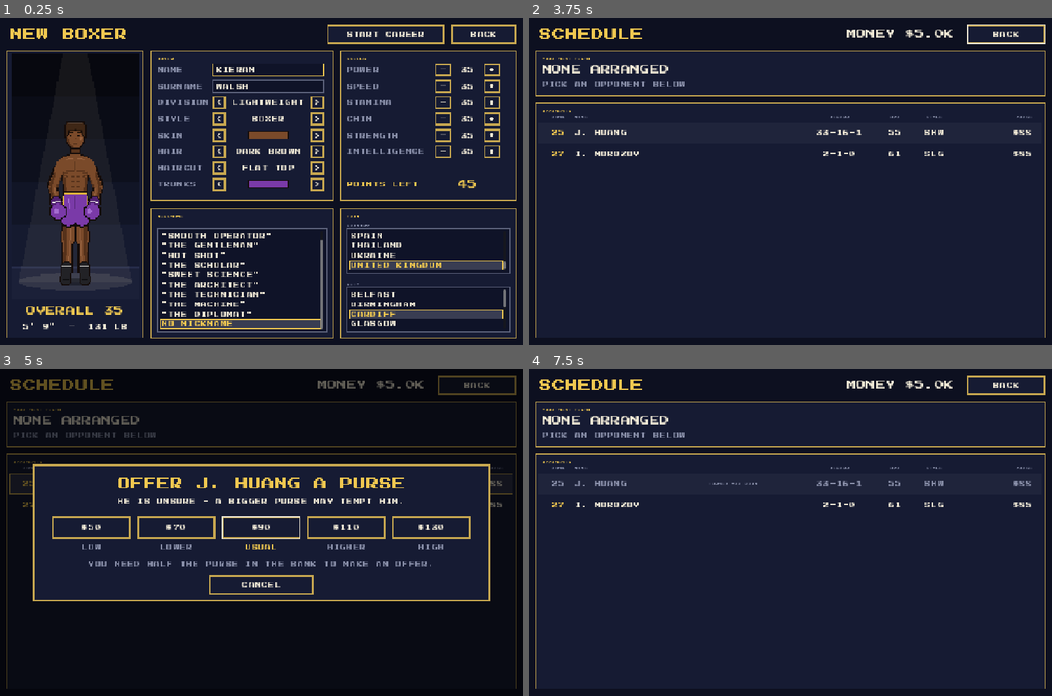
Above: before the commit, frames 1-4 (two rows, left to right).
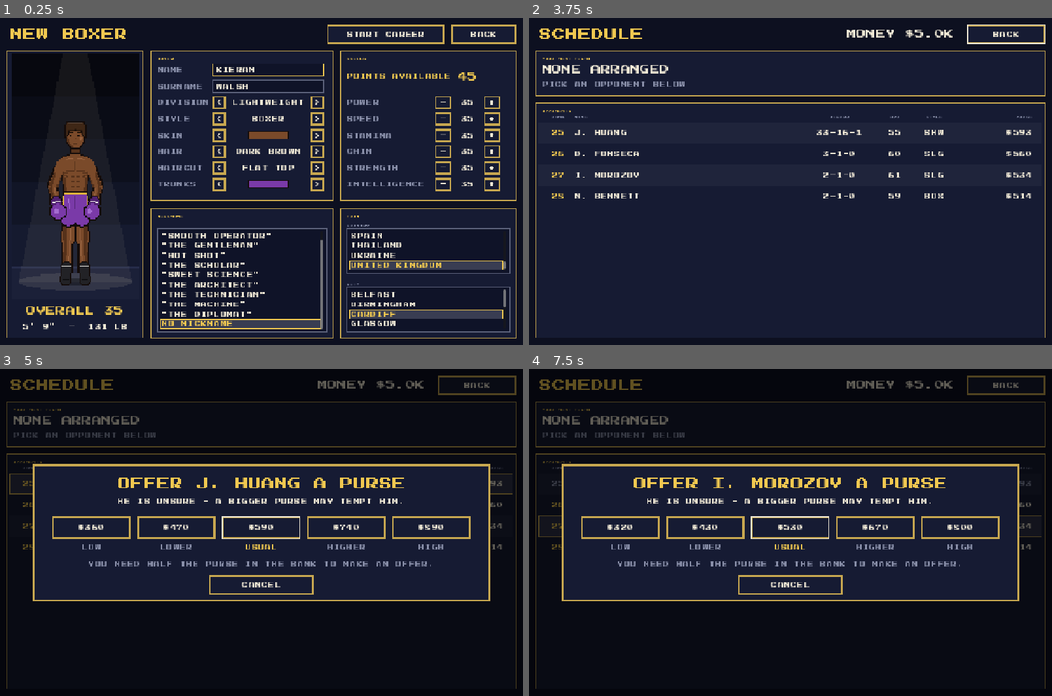
Above: after the commit, the same moments.

Repository: badgersoft/IBM27
Game: Godot game, scene res://scenes/new_boxer.tscn
Same seed, same stepped clock (60 frames per second), same inputs: the game is played once before the commit and once after it. This scene is started directly instead of the project's main scene.
Inputs (mouse positions are in pixels of both pictures, inside the frame that each line leads up to):
- Up to frame 1 (0.25 s): no input
- Up to frame 2 (3.75 s): click "START CAREER" at 0.5 s; click "NEXT WEEK" at 1.25 s; click "NEXT WEEK" at 2 s; click "WEIGHTS" at 2.75 s; click "SCHEDULE" at 3.5 s
- Up to frame 3 (5 s): click (261, 483) at 4.27 s
- Up to frame 4 (7.5 s): click (790, 506) at 5.02 s; click (623, 525) at 5.75 s, where only the run before the commit has a clickable "$50"; click "OK" at 6.5 s; click (790, 525) at 7.27 s

The runs differ from the first frame. In frame 1, 1.4% of the frame differs, in the area x 66-96%, y 14-53%; in frame 2, 0.8%; in frame 3, 0.3%; in frame 4, 53%, in the area x 1-99%, y 2-98%.

Commit message:
0.1.16: Points available at the top of skills, bigger amateur purses
New boxer: POINTS AVAILABLE heads the SKILLS box so the six skills line
up with the six pickers beside them. Amateur purses now run $1.2K - $5K
(was $200 - $10K): the bottom lightweight fight pays about $500, and the
top amateur fights meet the bottom semi-pro ones.

Co-Authored-By: Claude Opus 5.5 <noreply@anthropic.com>
Claude-Session: https://claude.ai/code/session_01PF6KKrB4uHprcLjw7ppdzy

Diff:
--- a/project.godot
+++ b/project.godot
@@ -12,7 +12,7 @@
 
 config/name="International Boxing Manager 2027"
 config/description="An ode to 1985's Barry McGuigan World Championship Boxing. By Badger-soft."
-config/version="0.1.15"
+config/version="0.1.16"
 run/main_scene="res://scenes/main_menu.tscn"
 config/features=PackedStringArray("4.7", "GL Compatibility")
 boot_splash/bg_color=Color(0.051, 0.063, 0.125, 1)
--- a/scripts/ui/new_boxer_screen.gd
+++ b/scripts/ui/new_boxer_screen.gd
@@ -15,8 +15,9 @@
 ##          |  OVERALL |  | ten to choose, or none |  | country list           |
 ##          |          |  |                        |  | city list              |
 ##   y 784  +----------+  +------------------------+  +------------------------+
-## The two columns share their rows: the skill rows line up with the BOXER
-## rows, and POINTS LEFT with TRUNKS.
+## The two columns share their rows: POINTS AVAILABLE sits level with NAME
+## and SURNAME, and the six skills line up with the six pickers (DIVISION
+## to TRUNKS).
 
 const FRAME_SIZE := Vector2(1280, 800)
 const PAD := 16
@@ -50,7 +51,7 @@
 const SWATCH := Vector2(96, 16)
 
 # SKILLS panel rows.
-const SKILL_ROW_Y := ROW_Y
+const SKILL_ROW_Y := ROW_Y + 2 * ROW_STEP
 const SKILL_STEP := ROW_STEP
 const SKILL_LABEL_W := 208
 const MINUS_X := 232
@@ -58,7 +59,7 @@
 const SKILL_VALUE_W := 64
 const PLUS_X := 352
 const STEP_W := 40
-const POOL_Y := ROW_Y + 7 * ROW_STEP
+const POOL_Y := ROW_Y + 16
 const MIN_SKILL := 10
 const MAX_SKILL := 65
 
@@ -179,8 +180,8 @@
 		panel.add_child(UiTheme.place(value, SKILL_VALUE_X, y + 4, SKILL_VALUE_W, UiTheme.ROW_H))
 		_skill_labels[skill] = value
 		_button(panel, "+", PLUS_X, y, STEP_W, 32, _change_skill.bind(skill, 1))
-	panel.add_child(UiTheme.block(Color(Palette.UI_TEXT_DIM, 0.4), PAD, POOL_Y - 8, SKILLS.size.x - PAD * 2, 1))
-	panel.add_child(UiTheme.place(UiTheme.label("POINTS LEFT", UiTheme.BODY, Palette.UI_GOLD), PAD, POOL_Y + 4, SKILL_LABEL_W, UiTheme.ROW_H))
+	panel.add_child(UiTheme.block(Color(Palette.UI_TEXT_DIM, 0.4), PAD, SKILL_ROW_Y - 16, SKILLS.size.x - PAD * 2, 1))
+	panel.add_child(UiTheme.place(UiTheme.label("POINTS AVAILABLE", UiTheme.BODY, Palette.UI_GOLD), PAD, POOL_Y + 4, SKILL_VALUE_X - PAD - 8, UiTheme.ROW_H))
 	_pool_label = UiTheme.label("", UiTheme.LARGE, Palette.UI_GOLD, HORIZONTAL_ALIGNMENT_CENTER)
 	panel.add_child(UiTheme.place(_pool_label, SKILL_VALUE_X, POOL_Y, SKILL_VALUE_W, UiTheme.LARGE + 8))
 
--- a/scripts/world/purse.gd
+++ b/scripts/world/purse.gd
@@ -7,14 +7,16 @@
 ## a level the purse grows with how high the two men are ranked between them:
 ##
 ##   level          purse                          most fights
-##   Amateur        $200 - $10K                    a few hundred dollars
+##   Amateur        $1.2K - $5K                    $1.5K - $3K
 ##   Semi-Pro       $5K - $50K                     $5K - $25K
 ##   Professional   $5M - $100M (title fights)     tens of millions
 ##
 ## Then:  x 0.70 if no title is on the line, and by division
 ## (Heavyweight 100%, Middleweight 80%, Lightweight 60%), so only a
 ## heavyweight title fight between the champion and the number 1 reaches
-## $100M; a middleweight one tops out at $80M.
+## $100M; a middleweight one tops out at $80M. The bottom amateur fight
+## pays about $500 at lightweight and $850 at heavyweight, and the top
+## amateur fight in each division pays what the bottom semi-pro one does.
 
 const WINNER_SHARE := 0.60
 const NON_TITLE := 0.70
@@ -24,7 +26,7 @@
 ## ^ (quality ^ curve). A curve over 1 keeps most fights near the bottom of
 ## the range; under 1 lifts the middle.
 const LEVELS: Array = [
-	[200.0,       10000.0,     3.0],    # Amateur
+	[1200.0,      5000.0,      1.5],    # Amateur
 	[5000.0,      50000.0,     1.3],    # Semi-Pro
 	[5000000.0,   100000000.0, 0.7],    # Professional
 ]
Binary file changed: docs/screenshots/between_rounds.png
Binary file changed: docs/screenshots/big_punch.png
Binary file changed: docs/screenshots/career_home.png
Binary file changed: docs/screenshots/career_menu.png
Binary file changed: docs/screenshots/decision_read_out.png
Binary file changed: docs/screenshots/decision_split.png
Binary file changed: docs/screenshots/exhibition.png
Binary file changed: docs/screenshots/facilities_sponsors.png
Binary file changed: docs/screenshots/fight_grand_arena.png
Binary file changed: docs/screenshots/fight_heavyweights_grand_arena.png
Binary file changed: docs/screenshots/fight_lightweights_town_gym.png
Binary file changed: docs/screenshots/fight_small_town_gym.png
(and 17 more such lines)
